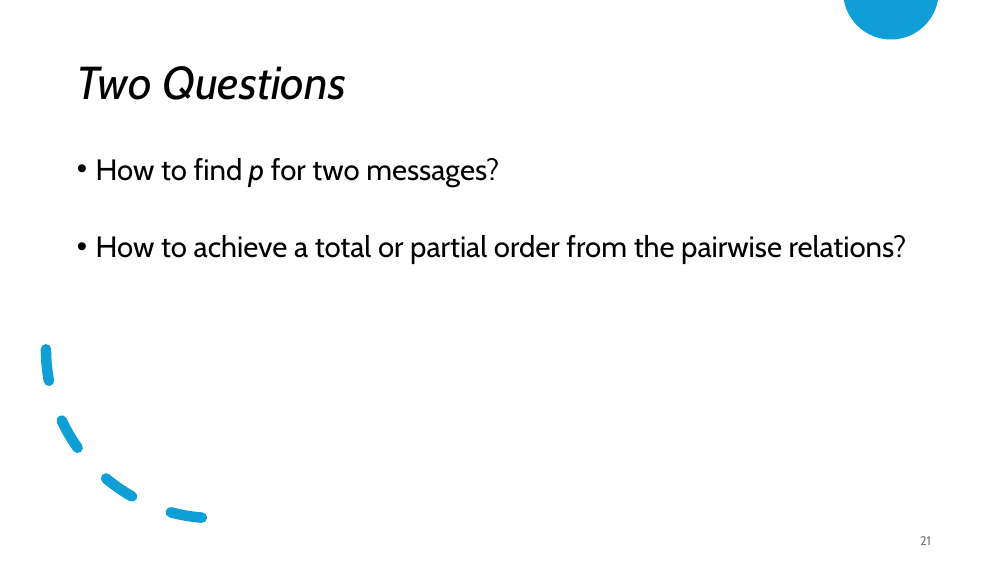
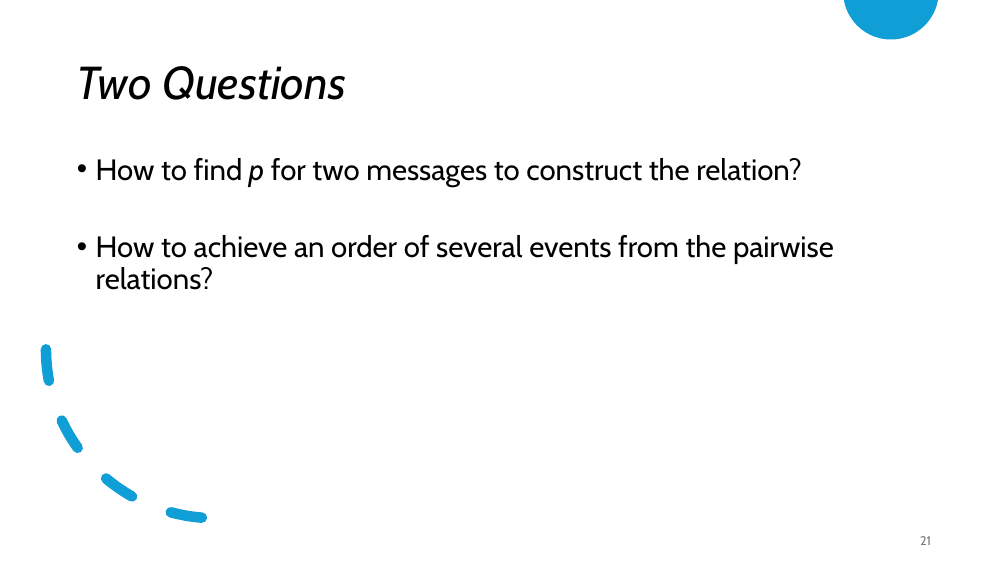
Before and after one commit to HaseebLUMS/Onyx-Presentation, a slide deck: slide 9 of tommy_hotnets.pptx. Drawn at 1008x567 pixels with LibreOffice and Linux fonts; fonts in the diff are those of the drawing. Boxes give left, top, right and bottom in pixels: in the first picture for what was removed or moved away, otherwise in the second. Text is boxed around its words. In the diff, an @@ line names an element or a change of style, - is before the commit and + after.

```diff
--- a/tommy_hotnets.pptx
+++ b/tommy_hotnets.pptx
@@ text at bbox=[96, 158, 834, 290]: text changed @@
-• How to find p for two messages?
-• How to achieve a total or partial order from the pairwise relations?
+• How to find p for two messages to construct the relation?
+• How to achieve an order of several events from the pairwise relations?
```
Also in this commit, not shown: 10 other slides changed, 1 other file.
